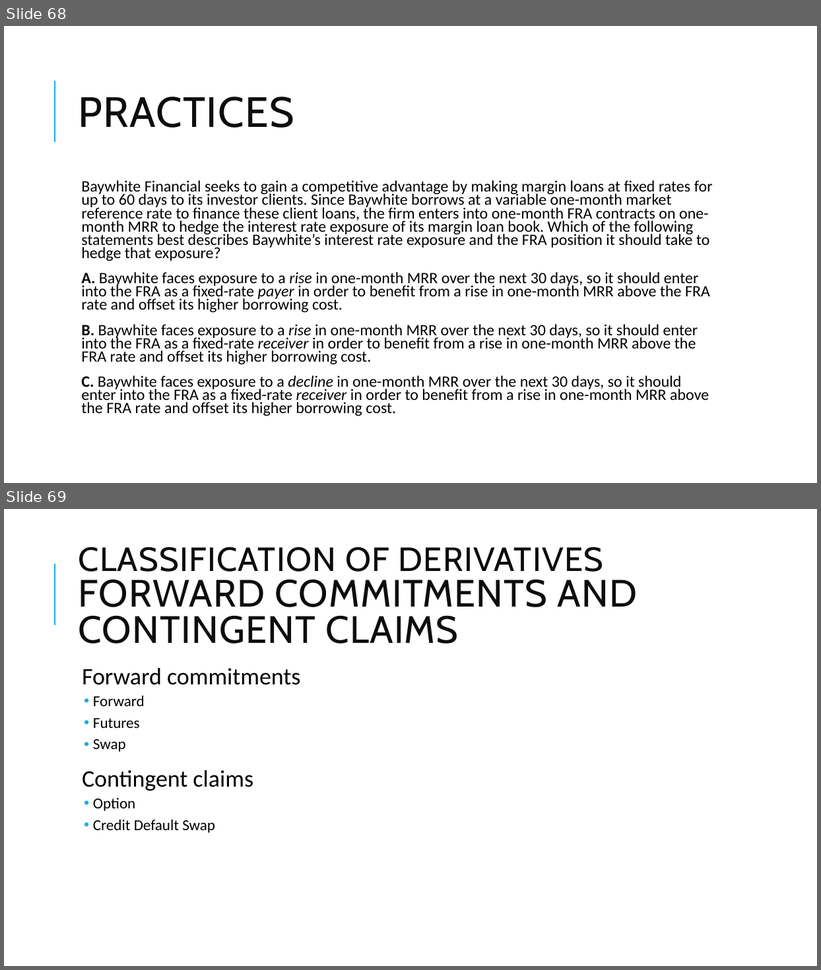
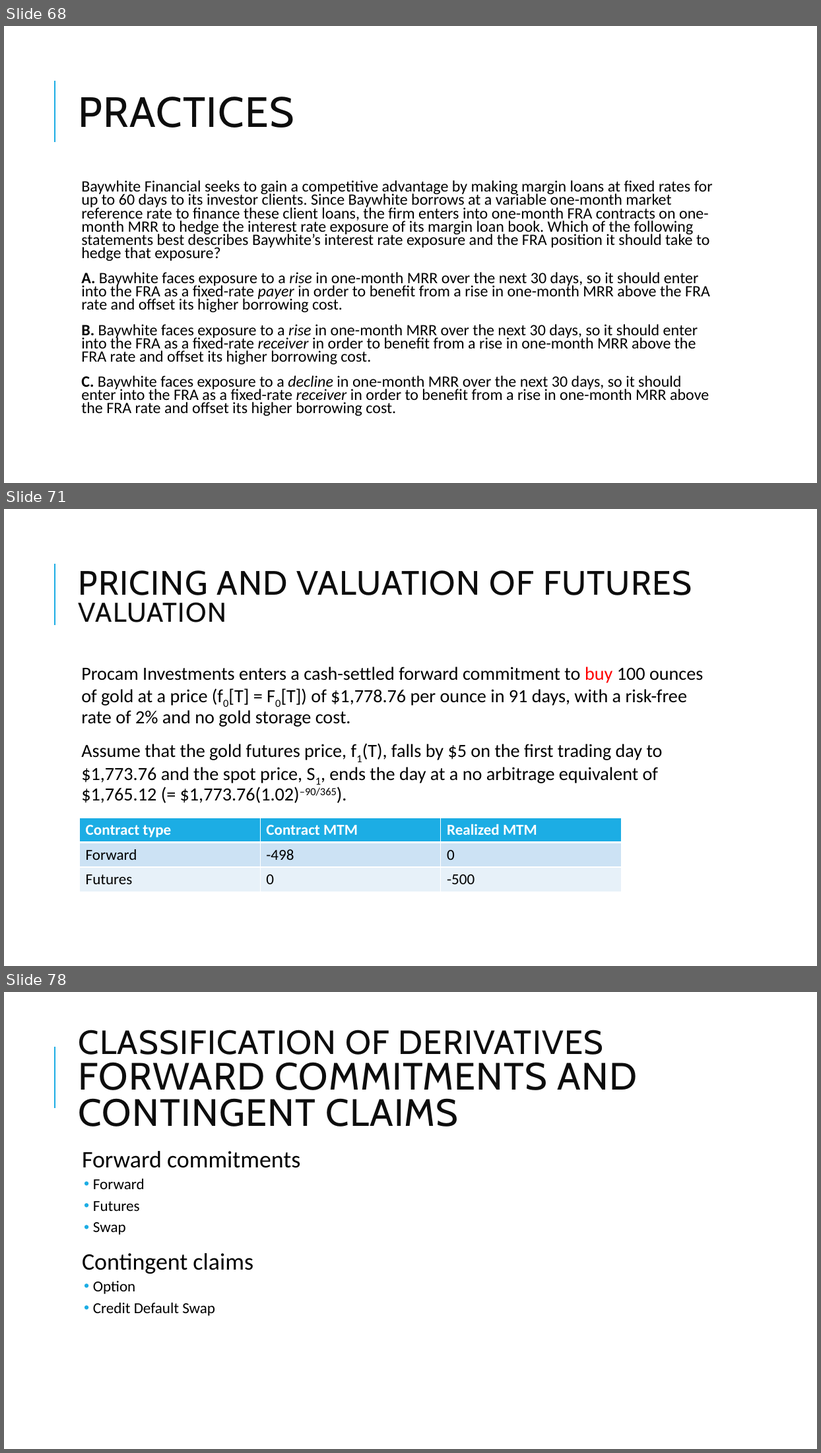
Before and after one commit to Isco0530/data, a slide deck: Derivatives.pptx. Shown one above the other, each under a label of ours: slides 68 and 69 before the commit, slides 68, 71 and 78 after it; the slides between them are not shown. The pictures are 821x970 and 821x1453 pixels, drawn with LibreOffice and Linux fonts; fonts in the diff are those of the drawing. Boxes give left, top, right and bottom in pixels: in the first picture for what was removed or moved away, otherwise in the second. Text is boxed around its words. In the diff, an @@ line names an element or a change of style, - is before the commit and + after.

```diff
--- a/Derivatives.pptx
+++ b/Derivatives.pptx
@@ slide 71 added at (4,509,817,966), background #FFFFFF; not listed: 1 template element that a slide beside it also shows @@
@@ title added at (79,570,692,623), 40 pt, text #0D0D0D @@
+PRICING AND VALUATION OF FUTURES
+VALUATION
@@ text added at (81,667,703,803), 22 pt, text #000000 @@
+  Procam Investments enters a cash-settled forward commitment to buy 100 ounces of gold at a price (f0[T] = F0[T]) of $1,778.76 per ounce in 91 days, with a risk-free rate of 2% and no gold storage cost.
+  Assume that the gold futures price, f1(T), falls by $5 on the first trading day to $1,773.76 and the spot price, S1, ends the day at a no arbitrage equivalent of $1,765.12 (= $1,773.76(1.02)–90/365).
@@ table added at (80,819,621,892), 3 rows, 3 columns @@
+Contract type | Contract MTM | Realized MTM
+Forward | -498 | 0
+Futures | 0 | -500
@@ what was slide 69 is now slide 78 @@
```
Also in this commit, not shown: 8 other slides added, 1 other file.
